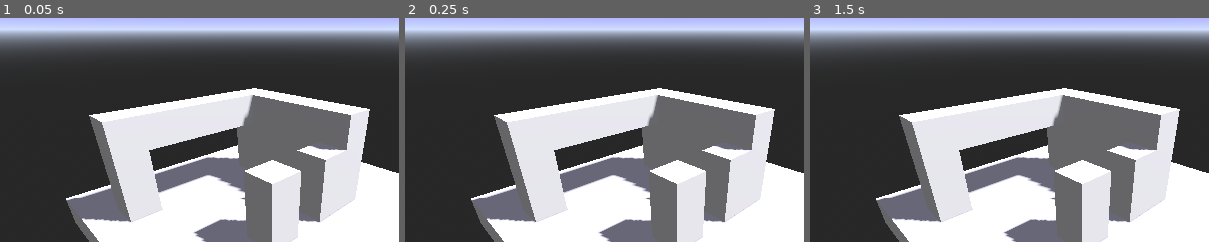
Above: before the commit, frames 1-3 (left to right).
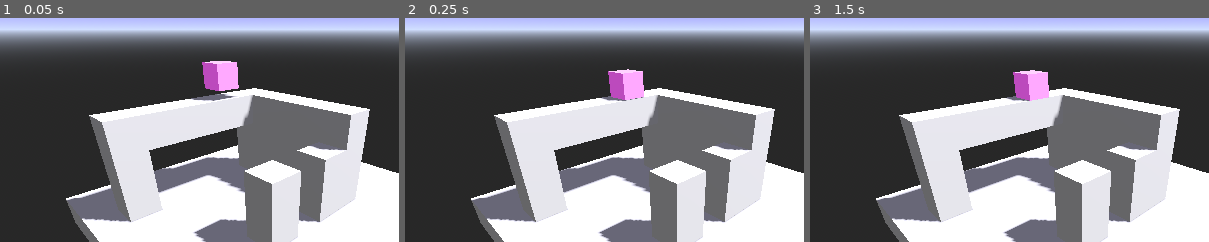
Above: after the commit, the same moments.

Repository: blondeman/desert-adventure-puzzle
Game: Godot game, scene res://scenes/test.tscn
The game is run twice, just before and just after one commit, with the same random seed, the same clock (stepped at 60 frames per second) and the same inputs. The engine's default icon, where the game draws it, is replaced by a stand-in: a white triangle on a blue panel in a dark square.
Inputs (mouse positions are % of the whole screen's width and height, from its top left):
- Up to frame 1 (0.05 s): no input
- Up to frame 2 (0.25 s): no input
- Up to frame 3 (1.5 s): click (93, 88) at 0.5 s; click (93, 88) at 1.25 s
The pictures show only the part of the screen within x 16-66%, y 10-60%; the shares and areas given below are measured in that part.

The runs differ from the first frame. In frame 1, 1.4% of the frame differs, in the area x 38-62%, y 19-82%; in frame 2, 1.2%; in frame 3, 1.2%.

Commit message:
rotational physics proxy

Diff:
--- a/scenes/SlidingObject.gd
+++ /dev/null
@@ -1,46 +0,0 @@
-class_name SlidingObject
-extends RigidBody3D
-
-const MOVE_SPEED = 5.0
-const STOP_THRESHOLD = 0.05
-
-var target_position: Vector3 = Vector3.ZERO
-var is_moving: bool = false
-var move_complete: bool = false
-
-func move(direction: Vector2):
-	var local_dir = Vector3(direction.x, 0, -direction.y)
-	var world_dir = get_parent().get_parent().global_transform.basis * local_dir
-
-	target_position = global_position + world_dir
-	is_moving = true
-	move_complete = false
-
-func _physics_process(delta: float):
-	if not is_moving:
-		return
-
-	var flat_offset = target_position - global_position
-	flat_offset.y = 0
-
-	var distance = flat_offset.length()
-
-	if distance < STOP_THRESHOLD and is_on_floor():
-		global_position = Vector3(target_position.x, global_position.y, target_position.z)
-		linear_velocity = Vector3(0, linear_velocity.y, 0)
-		is_moving = false
-		move_complete = true
-		return
-
-	var move_velocity = flat_offset.normalized() * MOVE_SPEED
-	linear_velocity = Vector3(move_velocity.x, linear_velocity.y, move_velocity.z)
-
-func is_on_floor() -> bool:
-	var space_state = get_world_3d().direct_space_state
-	var query = PhysicsRayQueryParameters3D.create(
-		global_position,
-		global_position + Vector3.DOWN * 0.6  # slightly more than half the object's height
-	)
-	query.exclude = [self]
-	var result = space_state.intersect_ray(query)
-	return result != {}
--- a/scenes/object.tscn
+++ b/scenes/object.tscn
@@ -1,6 +1,9 @@
 [gd_scene format=3 uid="uid://c4defcex3jpy"]
 
-[ext_resource type="Script" uid="uid://p8j702cadyxp" path="res://scenes/SlidingObject.gd" id="1_pkda2"]
+[ext_resource type="Script" uid="uid://p8j702cadyxp" path="res://scripts/SlidingObject.gd" id="1_pkda2"]
+
+[sub_resource type="PhysicsMaterial" id="PhysicsMaterial_pkda2"]
+friction = 0.0
 
 [sub_resource type="BoxShape3D" id="BoxShape3D_pkda2"]
 size = Vector3(0.8, 0.8, 0.8)
@@ -11,8 +14,13 @@
 [sub_resource type="StandardMaterial3D" id="StandardMaterial3D_egkf8"]
 albedo_color = Color(1, 0.4, 1, 1)
 
-[node name="object" type="RigidBody3D" unique_id=1619628622]
+[node name="object" type="RigidBody3D" unique_id=1619628622 node_paths=PackedStringArray("mesh")]
+axis_lock_angular_x = true
+axis_lock_angular_y = true
+axis_lock_angular_z = true
+physics_material_override = SubResource("PhysicsMaterial_pkda2")
 script = ExtResource("1_pkda2")
+mesh = NodePath("MeshInstance3D")
 
 [node name="CollisionShape3D" type="CollisionShape3D" parent="." unique_id=582251586]
 shape = SubResource("BoxShape3D_pkda2")
--- a/scenes/test.tscn
+++ b/scenes/test.tscn
@@ -4,7 +4,8 @@
 [ext_resource type="PackedScene" uid="uid://dmwmxpi0evrsr" path="res://scenes/turn_manager.tscn" id="2_8uh7m"]
 [ext_resource type="Script" uid="uid://w8mqgn1bneus" path="res://scripts/MapRotator.gd" id="3_6uqi0"]
 [ext_resource type="PackedScene" uid="uid://c4defcex3jpy" path="res://scenes/object.tscn" id="4_74lek"]
-[ext_resource type="Script" uid="uid://bbwadq1ydmud3" path="res://scenes/ObjectManager.gd" id="4_j5jx5"]
+[ext_resource type="Script" uid="uid://bbwadq1ydmud3" path="res://scripts/ObjectManager.gd" id="4_j5jx5"]
+[ext_resource type="Script" uid="uid://klwh1dvuqt14" path="res://scripts/PhysicsManager.gd" id="4_lpvoh"]
 
 [sub_resource type="BoxShape3D" id="BoxShape3D_mf4mk"]
 size = Vector3(10, 1, 10)
@@ -44,15 +45,19 @@
 
 [node name="map_rotator" type="Node" parent="." unique_id=1848860776 node_paths=PackedStringArray("map")]
 script = ExtResource("3_6uqi0")
-map = NodePath("../rotation_objects")
+map = NodePath("../visual_layer")
 
-[node name="rotation_objects" type="Node3D" parent="." unique_id=168656222]
+[node name="rotation_objects" type="Node3D" parent="." unique_id=168656222 node_paths=PackedStringArray("object_manager", "map", "map_visuals")]
+script = ExtResource("4_lpvoh")
+object_manager = NodePath("objects")
+map = NodePath("map")
+map_visuals = NodePath("../visual_layer")
 
 [node name="objects" type="Node3D" parent="rotation_objects" unique_id=1166028391]
 script = ExtResource("4_j5jx5")
 
 [node name="object" parent="rotation_objects/objects" unique_id=1949033308 instance=ExtResource("4_74lek")]
-transform = Transform3D(1, 0, 0, 0, 1, 0, 0, 0, 1, 0, 0.4, 0)
+transform = Transform3D(1, 0, 0, 0, 1, 0, 0, 0, 1, 2.4066634, 3.6988263, 0)
 
 [node name="map" type="Node3D" parent="rotation_objects" unique_id=285492333]
 
@@ -110,5 +115,7 @@
 [node name="MeshInstance3D" type="MeshInstance3D" parent="rotation_objects/map/block5" unique_id=780879195]
 mesh = SubResource("BoxMesh_ykrsh")
 
+[node name="visual_layer" type="Node3D" parent="." unique_id=1960257428]
+
 [connection signal="preview_rotation" from="turn_manager" to="map_rotator" method="_on_turn_manager_preview_rotation"]
 [connection signal="state_changed_character_move" from="turn_manager" to="rotation_objects/objects" method="move"]
--- a/scenes/ObjectManager.gd
+++ b/scripts/ObjectManager.gd
@@ -1,3 +1,4 @@
+class_name ObjectManager
 extends Node3D
 
 var objects: Array[SlidingObject]
--- /dev/null
+++ b/scripts/PhysicsManager.gd
@@ -0,0 +1,40 @@
+extends Node3D
+
+@export var object_manager: ObjectManager
+@export var map: Node3D
+@export var map_visuals: Node3D
+
+func _ready():
+	split_map()
+	split_objects()
+
+func split_map():
+	for mesh in map.find_children("*", "MeshInstance3D", true, false):
+		var global_pos = mesh.global_position
+		var global_rot = mesh.global_rotation
+		mesh.get_parent().remove_child(mesh)
+		map_visuals.add_child(mesh)
+		mesh.global_position = global_pos
+		mesh.global_rotation = global_rot
+
+func split_objects():
+	for object in object_manager.objects:
+		var mesh = object.find_children("*", "MeshInstance3D", true, false)[0]
+		var global_pos = mesh.global_position
+		var global_rot = mesh.global_rotation
+		mesh.get_parent().remove_child(mesh)
+		map_visuals.add_child(mesh)
+		mesh.global_position = global_pos
+		mesh.global_rotation = global_rot
+
+func _process(delta: float) -> void:
+	for object in object_manager.objects:
+		var visual_space = collision_to_visual_space(object.global_position, object.global_rotation)
+		object.mesh.global_position = visual_space.position
+		object.mesh.global_rotation = visual_space.rotation
+
+func collision_to_visual_space(pos: Vector3, rot: Vector3) -> Dictionary:
+	var local_pos = map.to_local(pos)
+	var visual_pos = map_visuals.to_global(local_pos)
+	var visual_rot = rot - map.global_rotation + map_visuals.global_rotation
+	return { "position": visual_pos, "rotation": visual_rot }
--- /dev/null
+++ b/scripts/SlidingObject.gd
@@ -0,0 +1,25 @@
+class_name SlidingObject
+extends RigidBody3D
+
+const MOVE_SPEED = 5.0
+const STOP_THRESHOLD = 0.05
+
+var target_position: Vector3 = Vector3.ZERO
+@export var mesh: Node3D
+
+func _ready() -> void:
+	target_position = position
+
+func move(direction: Vector2):
+	target_position = global_position + Vector3(direction.x, 0, -direction.y)
+
+func _physics_process(delta: float):
+	var offset = target_position - global_position
+	offset.y = 0
+
+	if offset.length() < STOP_THRESHOLD:
+		global_position = Vector3(target_position.x, global_position.y, target_position.z)
+		linear_velocity = Vector3(0, linear_velocity.y, 0)
+		return
+
+	linear_velocity = Vector3(offset.normalized().x * MOVE_SPEED, linear_velocity.y, offset.normalized().z * MOVE_SPEED)
Renamed: scenes/ObjectManager.gd.uid -> scripts/ObjectManager.gd.uid
Not shown, added: scripts/PhysicsManager.gd.uid
Renamed: scenes/SlidingObject.gd.uid -> scripts/SlidingObject.gd.uid
